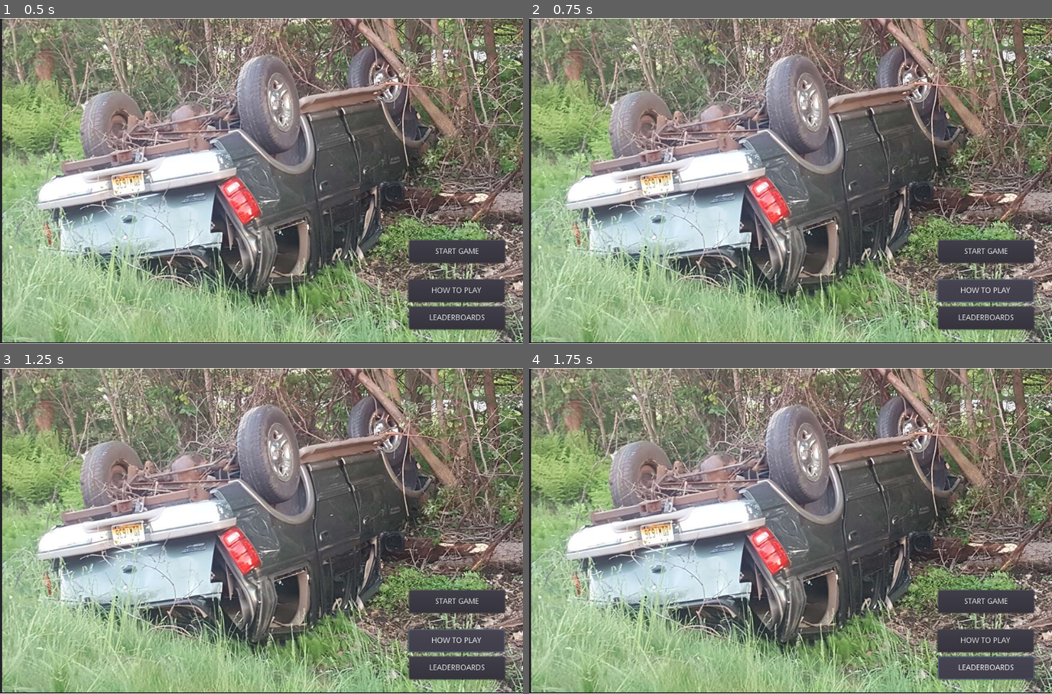
Above: before the commit, frames 1-4 (two rows, left to right).
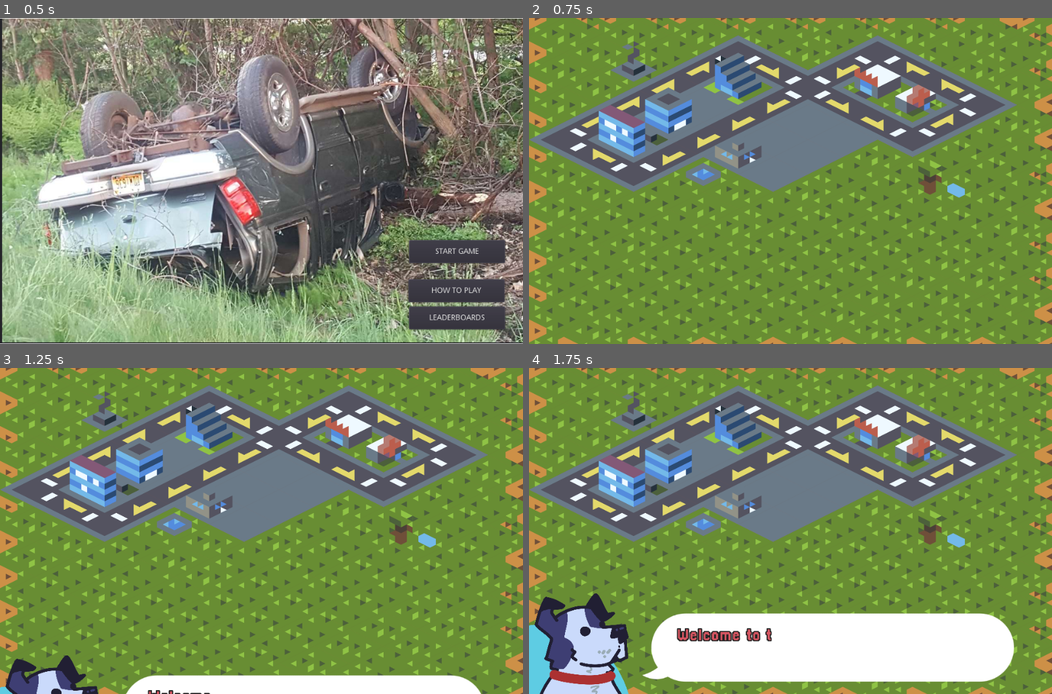
Above: after the commit, the same moments.

Repository: DevinPentecost/gmtkjam-2019
Game: Godot game, scene res://main_scenes/main_menu.tscn
Same seed, same stepped clock (60 frames per second), same inputs: the game is played once before the commit and once after it. Sound files missing from this copy of the repository are replaced by a short silence.
Inputs (mouse positions are in pixels of both pictures, inside the frame that each line leads up to):
- Up to frame 1 (0.5 s): no input
- Up to frame 2 (0.75 s): click "HOW TO PLAY" at 0.5 s
- Up to frame 3 (1.25 s): no input
- Up to frame 4 (1.75 s): click (984, 667) at 1.25 s, where only the run before the commit has a clickable "LEADERBOARDS"

Frame 1 is identical in both runs. In frame 2, 96% of the frame differs, in the area x 0-100%, y 0-100%; in frame 3, 96%; in frame 4, 96%.

Commit message:
Tutorial stuff

Diff:
--- a/project/main_scenes/main_menu.gd
+++ b/project/main_scenes/main_menu.gd
@@ -15,12 +15,9 @@
 
 func _on_button_leaderboard_pressed():
 	OS.shell_open("http://chilidog.faith/lb/gmtk19")
-	pass # Replace with function body.
 
 func _on_button_start_pressed():
 	get_tree().change_scene("res://main_scenes/main_game.tscn")
-	pass # Replace with function body.
 
 func _on_button_howto_pressed():
 	get_tree().change_scene("res://scenes/tutorial/tut1.tscn")
-	pass # Replace with function body.
--- a/project/main_scenes/main_menu.tscn
+++ b/project/main_scenes/main_menu.tscn
@@ -46,4 +46,5 @@
 margin_bottom = 572.432
 text = "LEADERBOARDS"
 [connection signal="pressed" from="panel_primary/button_start" to="." method="_on_button_start_pressed"]
+[connection signal="pressed" from="panel_primary/button_howto" to="." method="_on_button_howto_pressed"]
 [connection signal="pressed" from="panel_primary/button_leaderboard" to="." method="_on_button_leaderboard_pressed"]
--- a/project/scenes/tutorial/tut1.tscn
+++ b/project/scenes/tutorial/tut1.tscn
@@ -10,6 +10,8 @@
 [ext_resource path="res://2d_resources/tiles/player_se.png" type="Texture" id=8]
 [ext_resource path="res://2d_resources/tiles/player_sw.png" type="Texture" id=9]
 [ext_resource path="res://2d_resources/font/pixellari/Pixellari.ttf" type="DynamicFontData" id=10]
+[ext_resource path="res://2d_resources/tiles/pickup.png" type="Texture" id=11]
+[ext_resource path="res://2d_resources/tiles/destination.png" type="Texture" id=12]
 
 [sub_resource type="GDScript" id=1]
 script/source = "extends Node2D
@@ -64,13 +66,17 @@
 func _process(delta):
 	elapsed = elapsed + delta
 
-	if elapsed > 0.66:
-		elapsed = elapsed - 0.66
+	if elapsed > 1.50:
+		elapsed = elapsed - 1.50
 		cars_visible = !cars_visible
 		$tutorial_car.visible = cars_visible
+		$yor_taxi.visible = cars_visible
 		$bad_car.visible = !cars_visible
-		$yor_taxi.visible = cars_visible
 		$bad_car2.visible = !cars_visible
+		$s_p.visible = !cars_visible
+		$s_p2.visible = !cars_visible
+		$d_p.visible = cars_visible
+		$d_p2.visible = cars_visible
 
 func _on_passenger_message_message_queue_empty():
 	# Nothing left to say! Lets play the intro?
@@ -147,22 +153,52 @@
 
 [node name="yor_taxi" type="RichTextLabel" parent="."]
 visible = false
-margin_left = 513.095
-margin_top = 208.571
-margin_right = 677.095
-margin_bottom = 257.571
+margin_left = 555.554
+margin_top = 189.332
+margin_right = 719.554
+margin_bottom = 238.332
 custom_fonts/normal_font = SubResource( 2 )
 text = "YOUR TAXI
 "
 
 [node name="bad_car2" type="RichTextLabel" parent="."]
 visible = false
-margin_left = 394.707
-margin_top = 203.154
-margin_right = 558.707
-margin_bottom = 252.154
-custom_fonts/normal_font = SubResource( 2 )
-text = "AVOID"
+margin_left = 339.643
+margin_top = 193.203
+margin_right = 503.643
+margin_bottom = 242.203
+custom_fonts/normal_font = SubResource( 2 )
+text = "AVOID TRAFFIC"
+
+[node name="s_p" type="Sprite" parent="."]
+visible = false
+position = Vector2( 276.241, 46.4271 )
+scale = Vector2( 0.25, 0.25 )
+texture = ExtResource( 11 )
+
+[node name="s_p2" type="RichTextLabel" parent="."]
+visible = false
+margin_left = 215.384
+margin_top = 7.8917
+margin_right = 379.384
+margin_bottom = 56.8917
+custom_fonts/normal_font = SubResource( 2 )
+text = "PICK ME UP"
+
+[node name="d_p" type="Sprite" parent="."]
+visible = false
+position = Vector2( 746.696, 75.8302 )
+scale = Vector2( 0.25, 0.25 )
+texture = ExtResource( 12 )
+
+[node name="d_p2" type="RichTextLabel" parent="."]
+visible = false
+margin_left = 668.16
+margin_top = 15.7063
+margin_right = 832.16
+margin_bottom = 64.7063
+custom_fonts/normal_font = SubResource( 2 )
+text = "DROP OFF HERE"
 [connection signal="message_queue_empty" from="passenger_message" to="." method="_on_passenger_message_message_queue_empty"]
 [connection signal="clip_playback_complete" from="intro_message" to="." method="_on_intro_message_clip_playback_complete"]
 [connection signal="intro_playback_complete" from="intro_message" to="." method="_on_intro_message_intro_playback_complete"]
Not shown: 1 places in project/scenes/tutorial/tut1.tscn that only renumber resources
